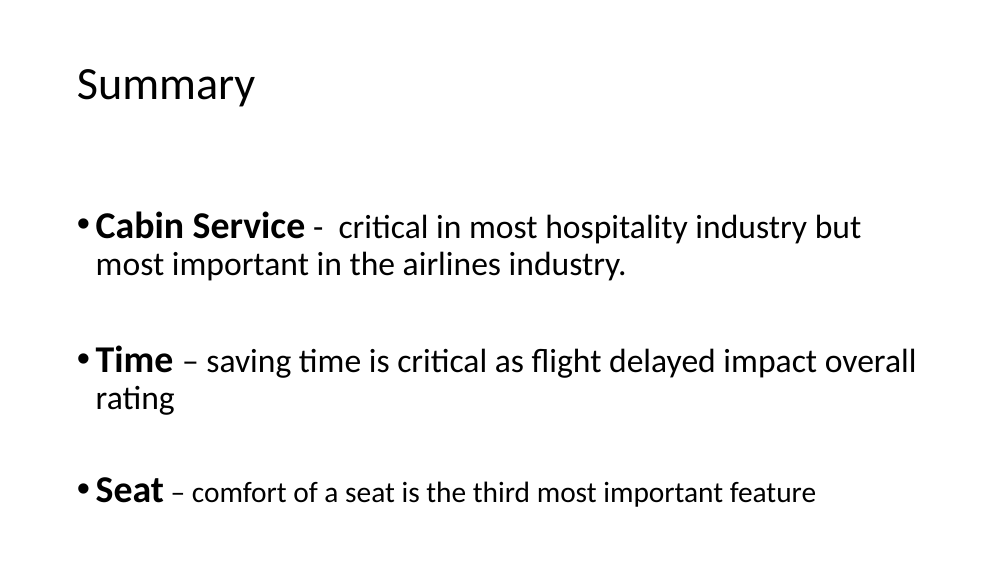
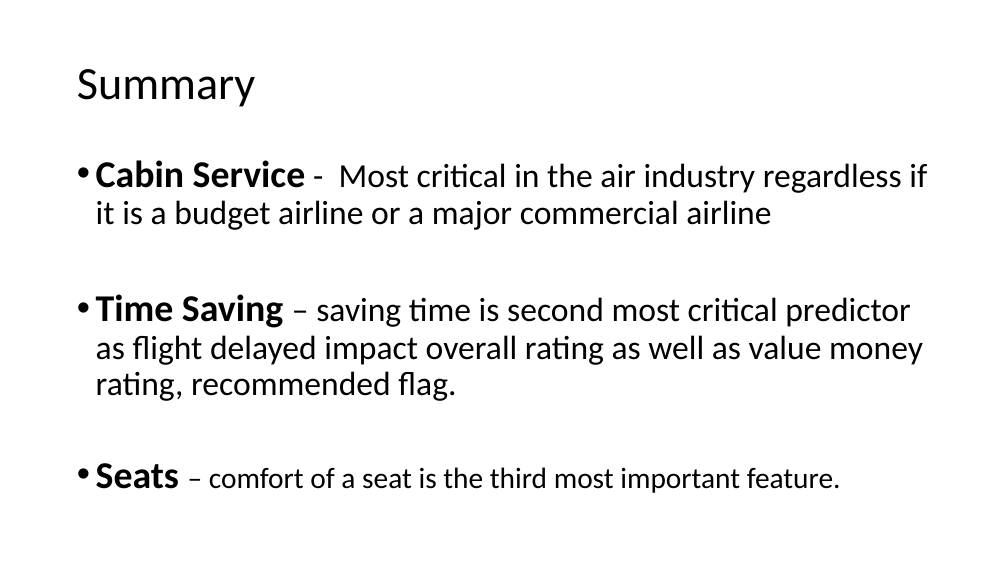
Before and after one commit to vyap2000/Capstone-Project, a slide deck: slide 18 of Capstone_Project_Summary v4.pptm (slide 16 before the commit). Drawn at 1008x567 pixels with LibreOffice and Linux fonts; fonts in the diff are those of the drawing. Boxes give left, top, right and bottom in pixels: in the first picture for what was removed or moved away, otherwise in the second. Text is boxed around its words. In the diff, an @@ line names an element or a change of style, - is before the commit and + after.

```diff
--- a/Capstone_Project_Summary v4.pptm
+++ b/Capstone_Project_Summary v4.pptm
@@ text at <box>96,160,927,493</box>: text changed @@
-• Cabin Service - critical in most hospitality industry but most important in the airlines industry.
-• Time – saving time is critical as flight delayed impact overall rating
-• Seat – comfort of a seat is the third most important feature
+• Cabin Service - Most critical in the air industry regardless if it is a budget airline or a major commercial airline
+• Time Saving – saving time is second most critical predictor as flight delayed impact overall rating as well as value money rating, recommended flag.
+• Seats – comfort of a seat is the third most important feature.
```
Also in this commit, not shown: 2 other slides changed, 2 slides added.
